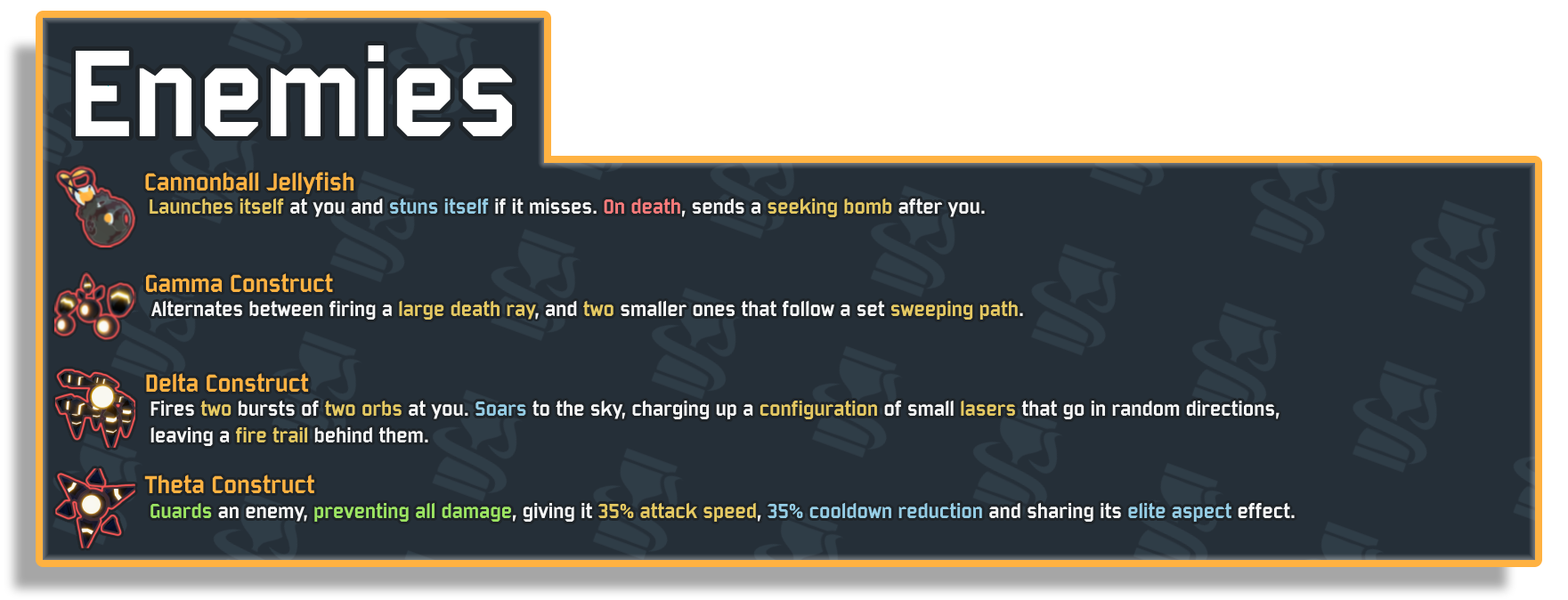
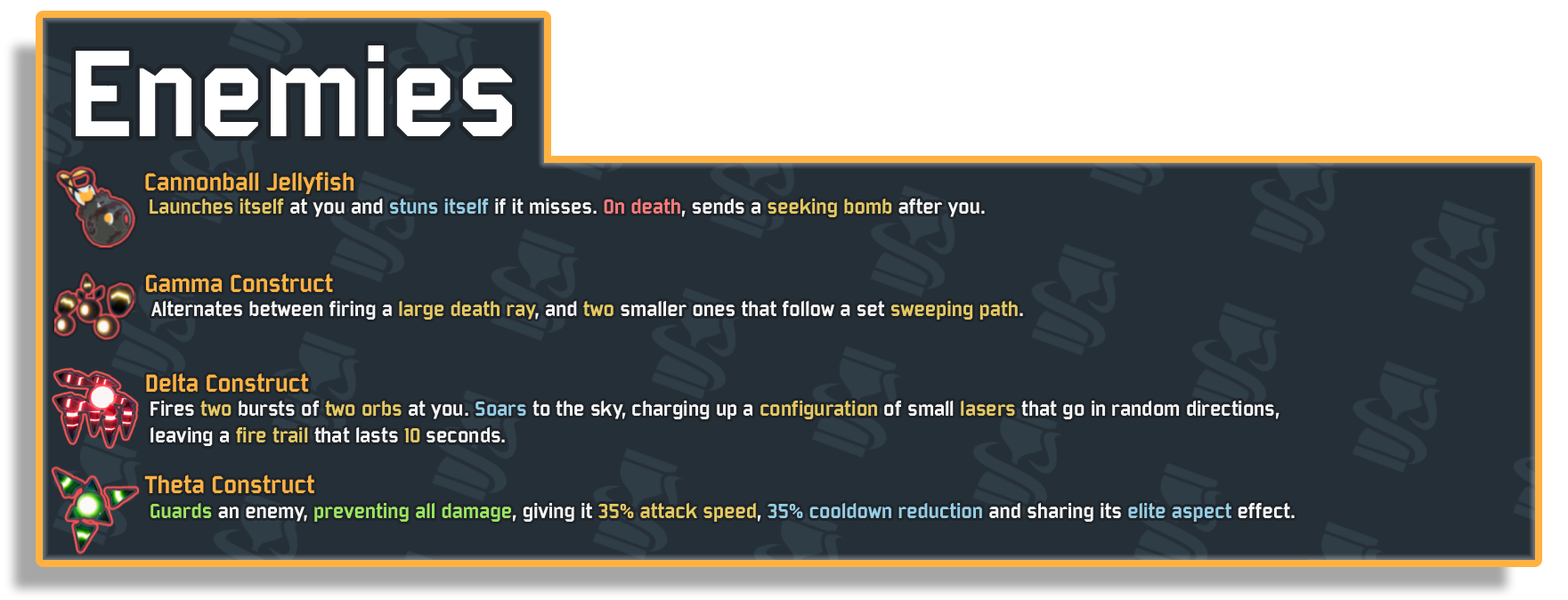
Before/after of a 1568×600 layered artwork. What changed in the layer stack:
renamed "Layer 9" to "Layer 12", moved it above "Layer 11", painted on it over [51, 367, 139, 450]
renamed "Layer 10" to "Layer 11", moved it above "Guards an enemy, preventing all", painted on it over [50, 465, 140, 555]
painted on "Fires two bursts of two orbs at" over [150, 400, 1280, 447]
